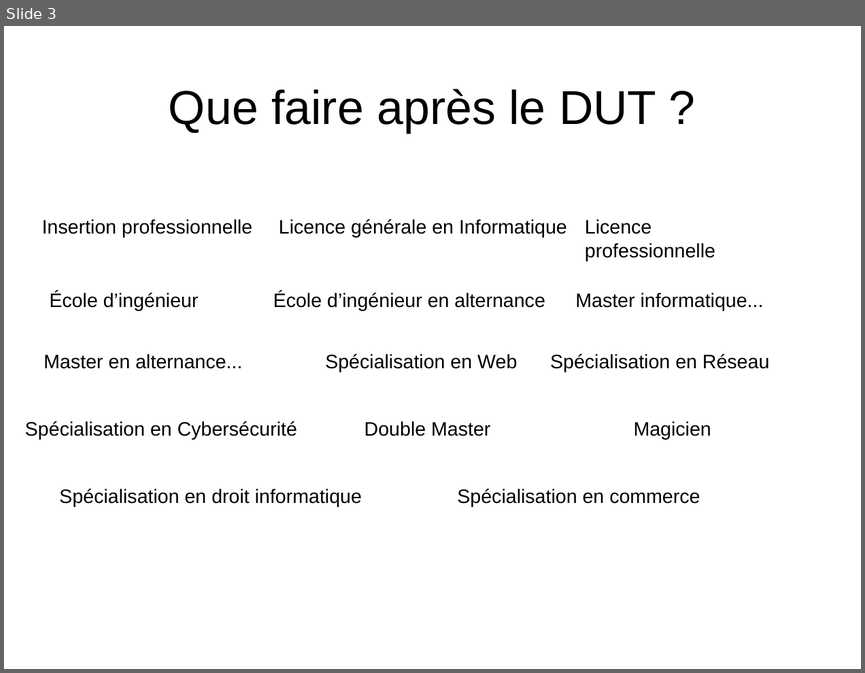
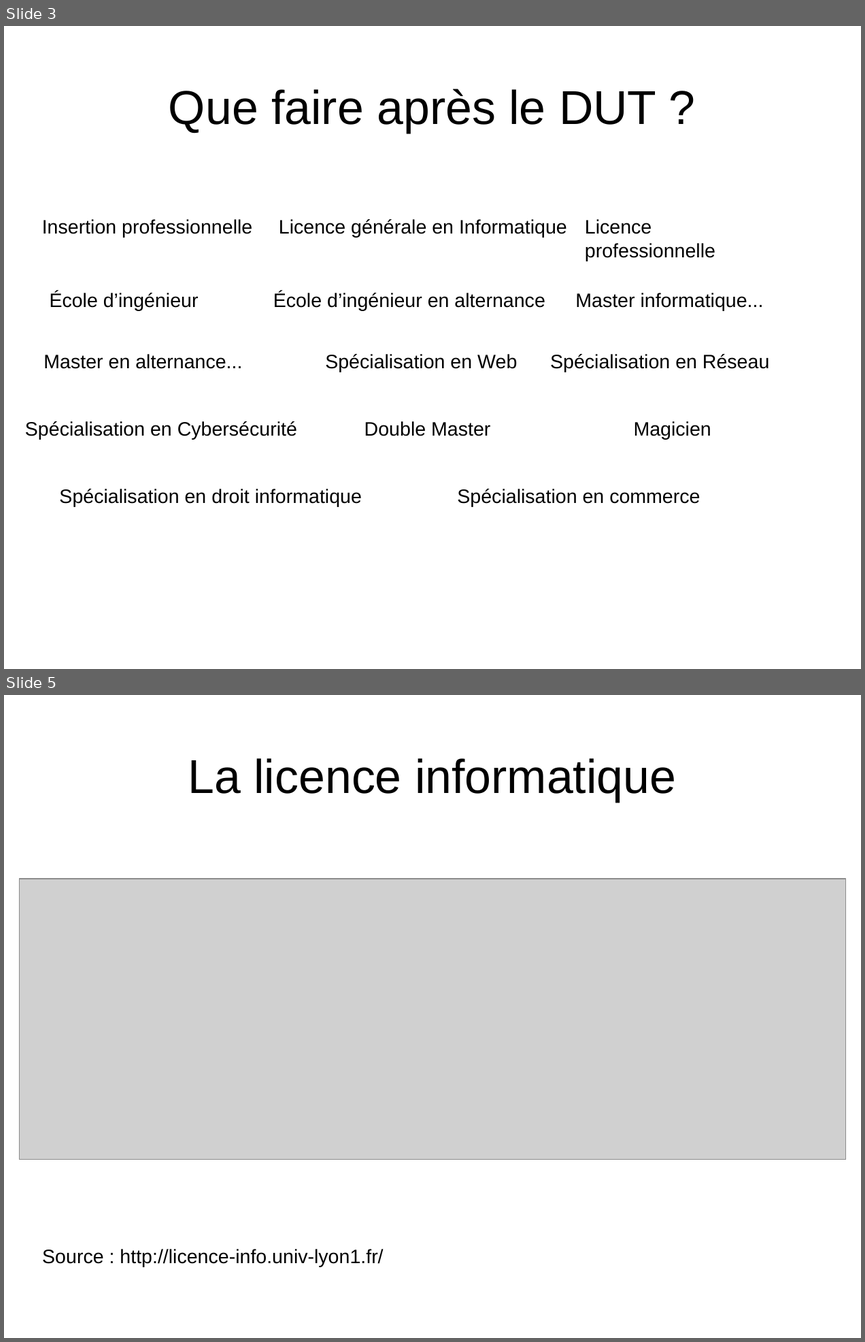
Before and after one commit to hana69200/Cours, a slide deck: S3/Com - PPP/PPP.odp. Shown one above the other, each under a label of ours: slide 3 before the commit, slides 3 and 5 after it; the slides between them are not shown. The pictures are 865x673 and 865x1342 pixels, drawn with LibreOffice and Linux fonts; fonts in the diff are those of the drawing; grey boxes stand for pictures. Boxes give left, top, right and bottom in pixels: in the first picture for what was removed or moved away, otherwise in the second. Text is boxed around its words. In the diff, an @@ line names an element or a change of style, - is before the commit and + after.

```diff
--- a/S3/Com - PPP/PPP.odp
+++ b/S3/Com - PPP/PPP.odp
@@ slide 5 added at <box>4,695,861,1338</box>, background #FFFFFF @@
@@ title added at <box>188,758,676,802</box>, 44 pt, text #000000 @@
+La licence informatique
@@ picture added at <box>20,879,846,1159</box> @@
@@ text added at <box>42,1249,383,1266</box>, 18 pt, text #000000 @@
+Source : http://licence-info.univ-lyon1.fr/
```
Also in this commit, not shown: 1 slide changed, 1 other slide added, 3 other files.
